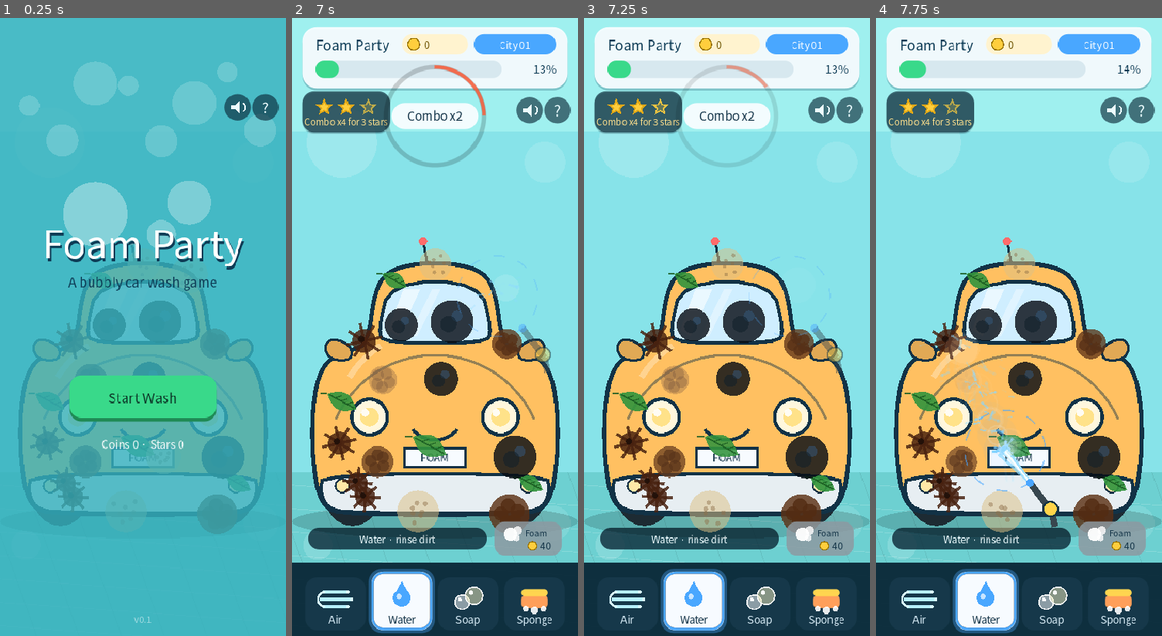
Above: before the commit, frames 1-4 (left to right).
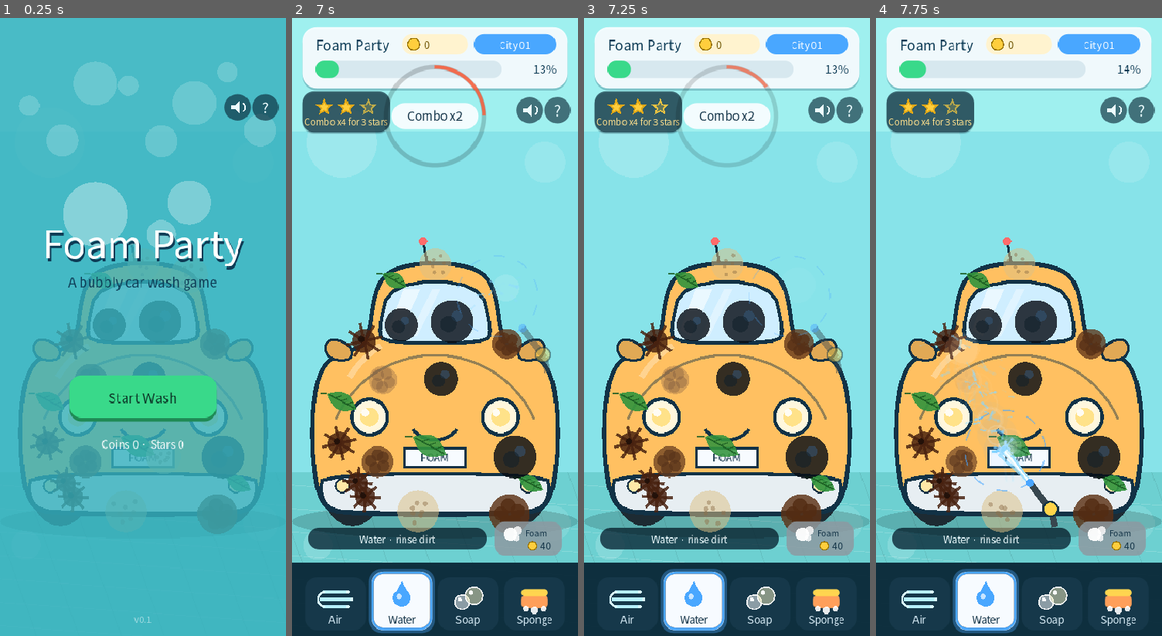
Above: after the commit, the same moments.

Repository: seorilabs/foam-party
Game: Godot game, scene res://scenes/main.tscn
The game is run twice, just before and just after one commit, with the same random seed, the same clock (stepped at 60 frames per second) and the same inputs.
Inputs (mouse positions are in pixels of both pictures, inside the frame that each line leads up to):
- Up to frame 1 (0.25 s): no input
- Up to frame 2 (7 s): tap Enter at 0.5, 0.6, 5.1 s; move the mouse to (497, 296) at 0.52 s; click (497, 296) at 0.67 s; tap Space at 0.77, 3.77, 6.77 s; drag from (377, 357) to (420, 450) at 1.27 s; move the mouse to (463, 191) at 2.02 s; tap 2 at 2.1, 6.6 s; click (463, 191) at 2.17 s; drag from (420, 450) to (349, 234) at 2.77 s; move the mouse to (520, 419) at 3.52 s; tap 4 at 3.6 s; click (520, 419) at 3.67 s; drag from (349, 234) to (392, 172) at 4.27 s; move the mouse to (449, 327) at 5.02 s; click (449, 327) at 5.17 s; drag from (392, 172) to (377, 357) at 5.77 s; move the mouse to (497, 296) at 6.52 s; click (497, 296) at 6.67 s
- Up to frame 3 (7.25 s): no input
- Up to frame 4 (7.75 s): drag from (961, 357) to (1004, 450) at 7.27 s

Frames 1-2 are identical in both runs. In frame 3, less than 0.1% of the frame differs, in the area x 50-65%, y 7-12%; in frame 4, nothing differs.

Commit message:
fix: 위급 구간에서 링 알파 최소값 0.65 보장
fill_frac < 0.35(is_urgent) 상태에서 ring_alpha가 0에 수렴하여
빨간 경고 링이 사라지던 문제 수정. 위급 시 alpha 하한을 0.65로
고정하여 가장 긴박한 순간에 경고 색상 시인성을 유지.

Diff:
--- a/godot/scripts/main.gd
+++ b/godot/scripts/main.gd
@@ -2607,10 +2607,10 @@
 				-1, 16, Color(1.0, 0.85, 0.2, _alpha))
 	# Circular timer ring — sweeps clockwise from top as the combo window drains.
 	var fill_frac := clampf(combo_timer / COMBO_WINDOW, 0.0, 1.0)
-	var ring_alpha := clampf(fill_frac / 0.3, 0.0, 1.0)
+	var is_urgent := fill_frac < 0.35
+	var ring_alpha := clampf(fill_frac / 0.3, 0.65 if is_urgent else 0.0, 1.0)
 	var ring_r := badge_size.x * 0.5 + 8.0
 	var ring_center := Vector2(badge.position.x + badge_size.x * 0.5, badge_center_y)
-	var is_urgent := fill_frac < 0.35
 	var ring_col: Color
 	if is_urgent:
 		ring_col = Color(1.0, 0.35, 0.2, ring_alpha)
